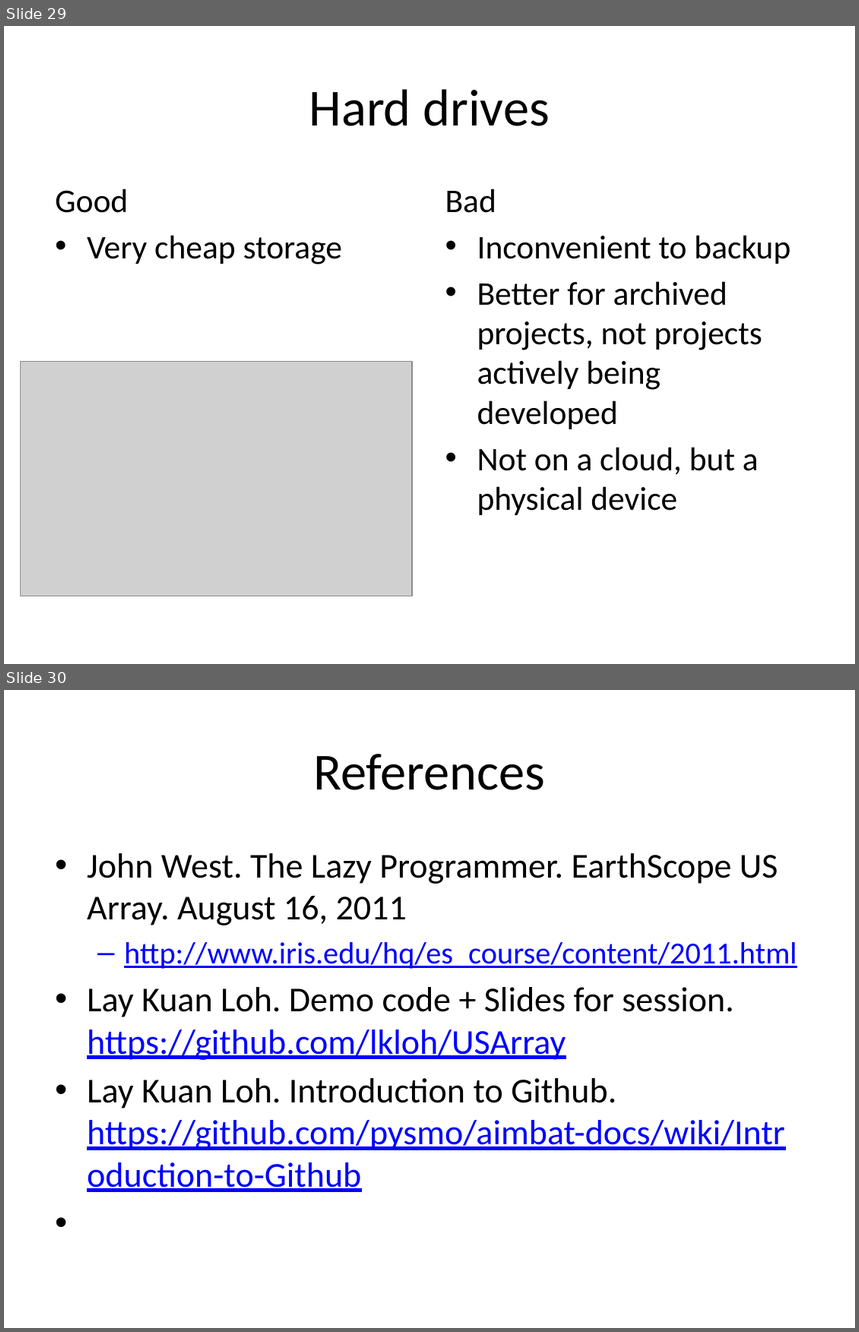
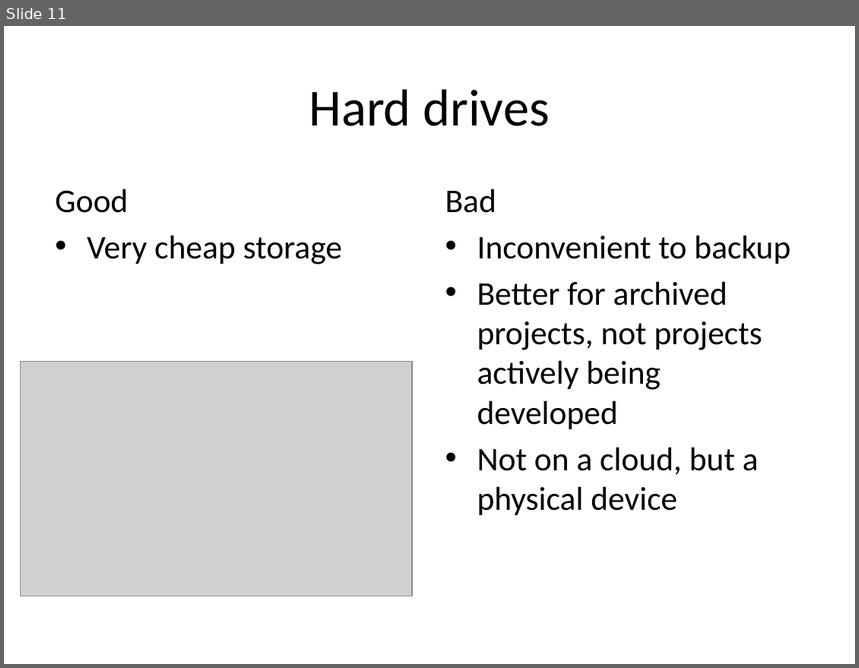
Before and after one commit to lkloh/USArray, a slide deck: BasicsOfCoding/BasicsOfCoding.pptx. Shown one above the other, each under a label of ours: slides 29 and 30 before the commit, slide 11 after it. The pictures are 859x1332 and 859x668 pixels, drawn with LibreOffice and Linux fonts; fonts in the diff are those of the drawing; grey boxes stand for pictures. Boxes give left, top, right and bottom in pixels: in the first picture for what was removed or moved away, otherwise in the second. Text is boxed around its words. In the diff, an @@ line names an element or a change of style, - is before the commit and + after.

Commit message:
added docs

```diff
--- a/BasicsOfCoding/BasicsOfCoding.pptx
+++ b/BasicsOfCoding/BasicsOfCoding.pptx
@@ slide 30 removed at [4,690,855,1328], background #FFFFFF @@
@@ title removed at [313,754,545,790] @@
-References
@@ text removed at [87,853,797,1192] @@
-• John West. The Lazy Programmer. EarthScope US Array. August 16, 2011
-  – http://www.iris.edu/hq/es_course/content/2011.html
-• Lay Kuan Loh. Demo code + Slides for session. https://github.com/lkloh/USArray
-• Lay Kuan Loh. Introduction to Github. https://github.com/pysmo/aimbat-docs/wiki/Introduction-to-Github
@@ what was slide 29 is now slide 11 @@
```
Also in this commit, not shown: 2 slides changed, 13 slides added, 4 other slides removed, 3 other files.
